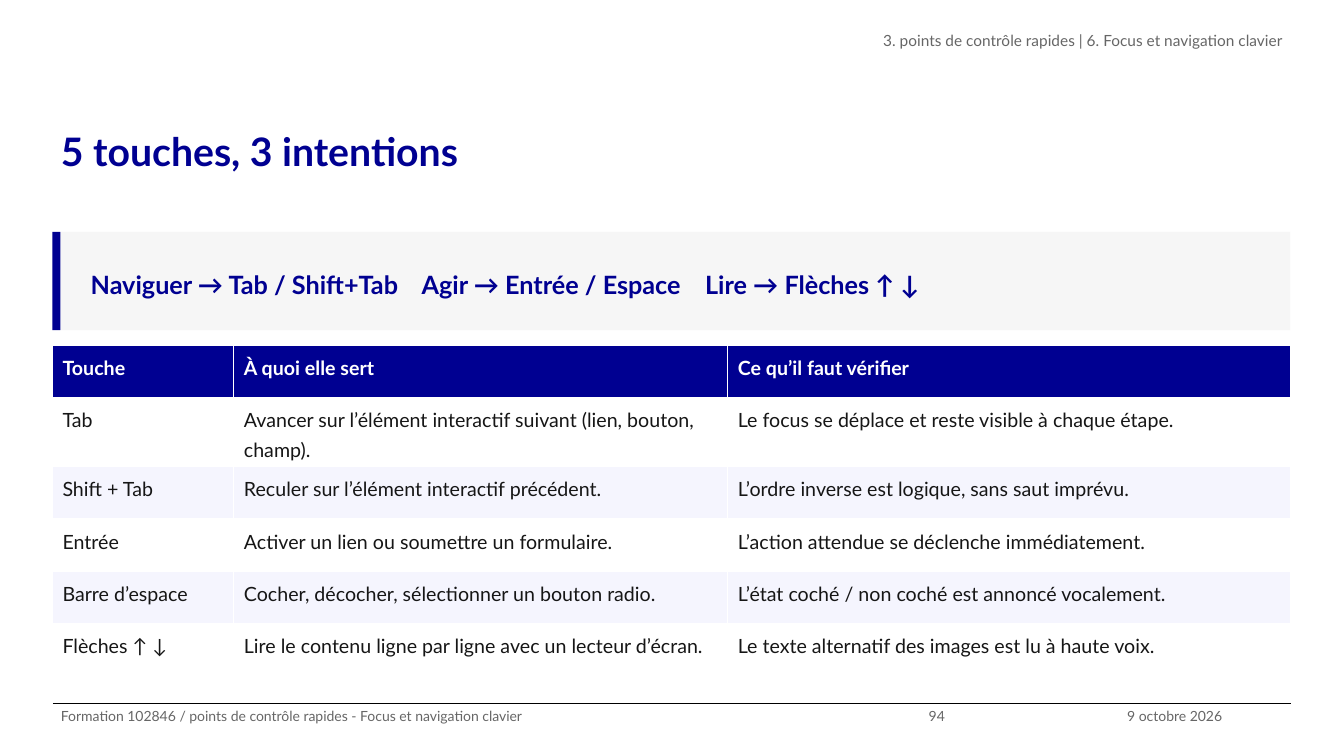
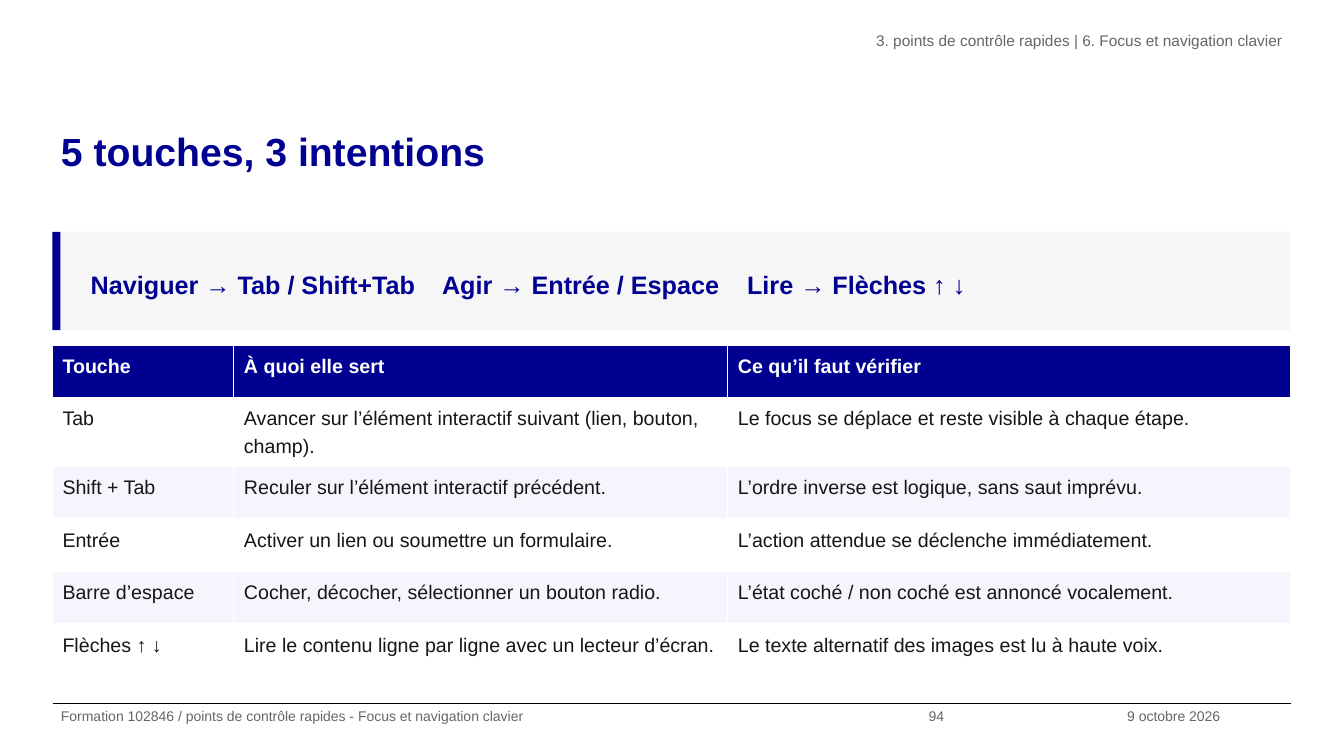
Before and after one commit to alexandra-guiderdoni/usine-fabrication-igpde-102846-ay11, a slide deck: slide 94 of livrables-IGPDE-2026-102846/Livrables-Stagiaires/supports-projections/support-formation-102846-2026-IGPDE.pptx. Drawn at 1344x756 pixels with LibreOffice and Linux fonts; fonts in the diff are those of the drawing; background and template pictures are left out. Boxes give left, top, right and bottom in pixels: in the first picture for what was removed or moved away, otherwise in the second. Text is boxed around its words. In the diff, an @@ line names an element or a change of style, - is before the commit and + after.

```diff
--- a/livrables-IGPDE-2026-102846/Livrables-Stagiaires/supports-projections/support-formation-102846-2026-IGPDE.pptx
+++ b/livrables-IGPDE-2026-102846/Livrables-Stagiaires/supports-projections/support-formation-102846-2026-IGPDE.pptx
@@ table at box(52, 345, 1291, 660) @@
@@ font Lato to Arial @@
@@ font Lato to Arial in 6 elements at box(61, 137, 485, 172), box(876, 35, 1283, 49), box(929, 711, 945, 721), box(91, 275, 926, 300), box(1127, 711, 1220, 721), box(61, 711, 523, 724) @@
```
Also in this commit, not shown: 132 other slides changed, 53 other files.
